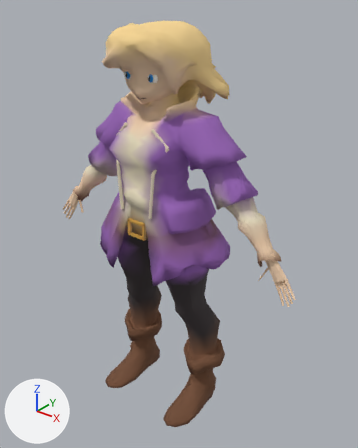
The glTF model assets/models/female/lia_rigged.glb as it was, and as the next commit left it.
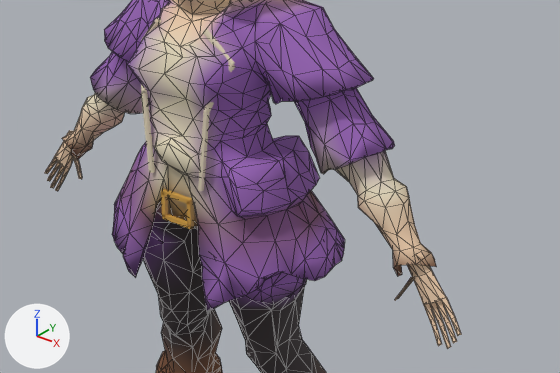
There are two pictures of each version: one whole from a 50 mm camera at (1.428, -1.678, 2.056) aimed at (0.042, 0.054, 0.982), one close up on the part from 10% to 98% of the width and 25% to 72% of the height. Every picture has the same lights, and +X, +Y and +Z are marked at lower left. The older version's two pictures come first. The close-ups show mesh edges as thin lines.

Objects in the first close-up: 'CreamPiping.002', 'CreamPiping.005', 'DetailedHandLeft', 'DetailedHandRight', 'LiaBody' and 7 more.
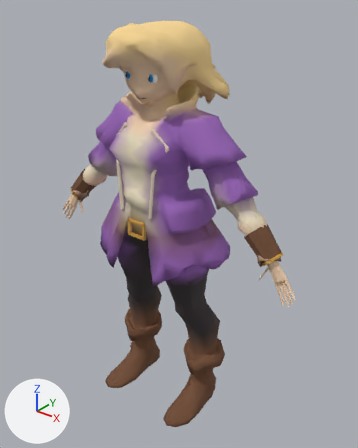
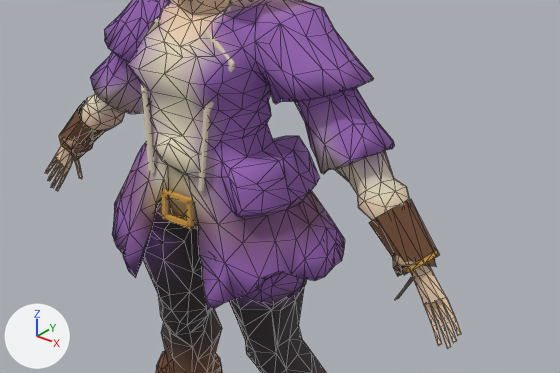
Changed parts and their boxes [x1, y1, x2, y2] in the close-ups (560 x 373 px):
'BracerLeft', added (brown)
    after: [369, 199, 437, 270]
'BracerRight', added (brown)
    after: [61, 100, 105, 150]
'WristBandLeft', added
    after: [401, 250, 440, 275]
'WristBandRight', added
    after: [59, 133, 72, 153]

Diff of the bpy script that builds the scene:
```diff
--- a/assets/models/female/lia_rigged.glb.py
+++ b/assets/models/female/lia_rigged.glb.py
@@ mat_wristbandgold @@
+mat_wristbandgold = principled_material('WristBandGold')
+mat_wristbandgold.base_color = (0.65, 0.35, 0.06)  # orange #d3a045
+mat_wristbandgold.roughness = 0.9
@@ mat_bracerleather @@
+mat_bracerleather = principled_material('BracerLeather')
+mat_bracerleather.base_color = (0.17, 0.075, 0.035)  # brown #734d35
+mat_bracerleather.roughness = 0.9
@@ me_wristbandright @@
+me_wristbandright.from_pydata(...)  # 16 vertices, 16 faces; spans x -0.6454..-0.5663, y -0.0731..0.0247, z 0.9812..1.0575
+me_wristbandright.materials.append(mat_wristbandgold)  # orange #d3a045
@@ me_wristbandleft @@
+me_wristbandleft.from_pydata(...)  # 16 vertices, 16 faces; spans x 0.5663..0.6454, y -0.0731..0.0247, z 0.9812..1.0575
+me_wristbandleft.materials.append(mat_wristbandgold)  # orange #d3a045
@@ me_bracerright @@
+me_bracerright.from_pydata(...)  # 16 vertices, 16 faces; spans x -0.644..-0.469, y -0.072..0.042, z 0.983..1.159
+me_bracerright.materials.append(mat_bracerleather)  # brown #734d35
@@ me_bracerleft @@
+me_bracerleft.from_pydata(...)  # 16 vertices, 16 faces; spans x 0.469..0.644, y -0.072..0.042, z 0.983..1.159
+me_bracerleft.materials.append(mat_bracerleather)  # brown #734d35
@@ ob_wristbandright @@
+ob_wristbandright = bpy.data.objects.new('WristBandRight', me_wristbandright)
+ob_wristbandright.location = (0.0, 0.0, 0.0)
@@ ob_wristbandleft @@
+ob_wristbandleft = bpy.data.objects.new('WristBandLeft', me_wristbandleft)
+ob_wristbandleft.location = (0.0, 0.0, 0.0)
@@ ob_bracerright @@
+ob_bracerright = bpy.data.objects.new('BracerRight', me_bracerright)
+ob_bracerright.location = (0.0, 0.0, 0.0)
@@ ob_bracerleft @@
+ob_bracerleft = bpy.data.objects.new('BracerLeft', me_bracerleft)
+ob_bracerleft.location = (0.0, 0.0, 0.0)
```
